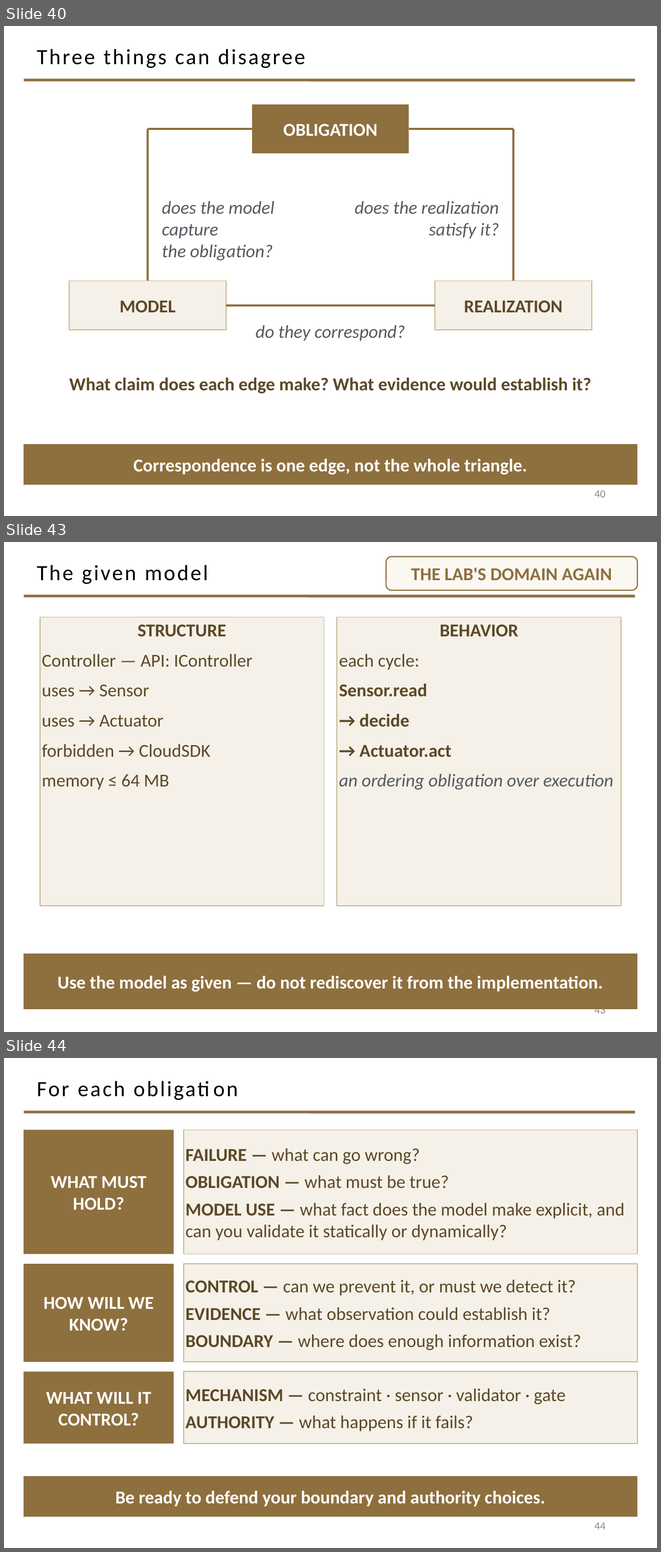
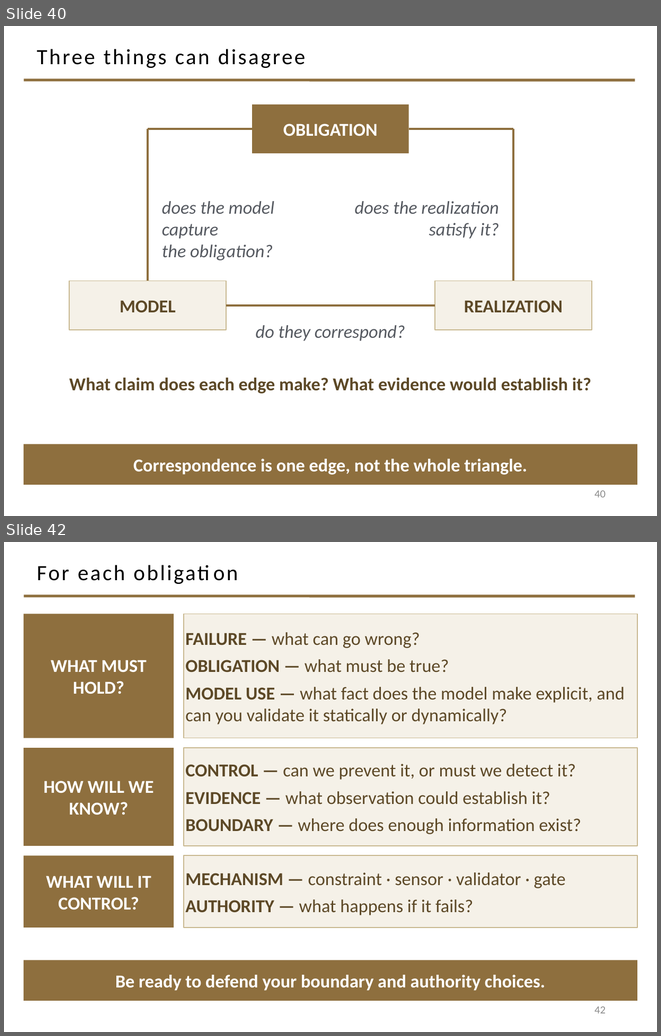
Before and after one commit to davisjam/model-based-agentic-software-engineering, a slide deck: course/lectures/act-2-delegation-and-control/03-alignment/2-3-Alignment.pptx. Shown one above the other, each under a label of ours: slides 40, 43 and 44 before the commit, slides 40 and 42 after it; the slides between them are not shown. The pictures are 661x1552 and 661x1036 pixels, drawn with LibreOffice and Linux fonts; fonts in the diff are those of the drawing; background and template pictures are left out. Boxes give left, top, right and bottom in pixels: in the first picture for what was removed or moved away, otherwise in the second. Text is boxed around its words. In the diff, an @@ line names an element or a change of style, - is before the commit and + after.

Commit message:
deck 2-3: cut 6 — drop SECTION 6 divider, merge activity setup + given model into 'Design the Alignment' (46->44)

```diff
--- a/course/lectures/act-2-delegation-and-control/03-alignment/2-3-Alignment.pptx
+++ b/course/lectures/act-2-delegation-and-control/03-alignment/2-3-Alignment.pptx
@@ slide 43 removed at (4, 542, 657, 1032), background #FFFFFF; not listed: 1 template element that a slide beside it also shows @@
@@ rounded rectangle removed at (386, 556, 637, 590) @@
-THE LAB'S DOMAIN AGAIN
@@ title removed at (37, 565, 209, 584) @@
-The given model
@@ rectangle removed at (40, 617, 324, 906) @@
-STRUCTURE
-Controller — API: IController
-uses → Sensor
-uses → Actuator
-forbidden → CloudSDK
-memory ≤ 64 MB
@@ rectangle removed at (337, 617, 621, 906) @@
-BEHAVIOR
-each cycle:
-Sensor.read
-→ decide
-→ Actuator.act
-an ordering obligation over execution
@@ rectangle removed at (24, 953, 637, 1009) @@
-Use the model as given — do not rediscover it from the implementation.
@@ page number removed at (594, 1004, 606, 1016) @@
-43
@@ what was slide 44 is now slide 42 @@
@@ page number at (594, 1006, 606, 1013): text changed @@
-44
+42
```
Also in this commit, not shown: 1 slide changed, 1 other slide removed.
